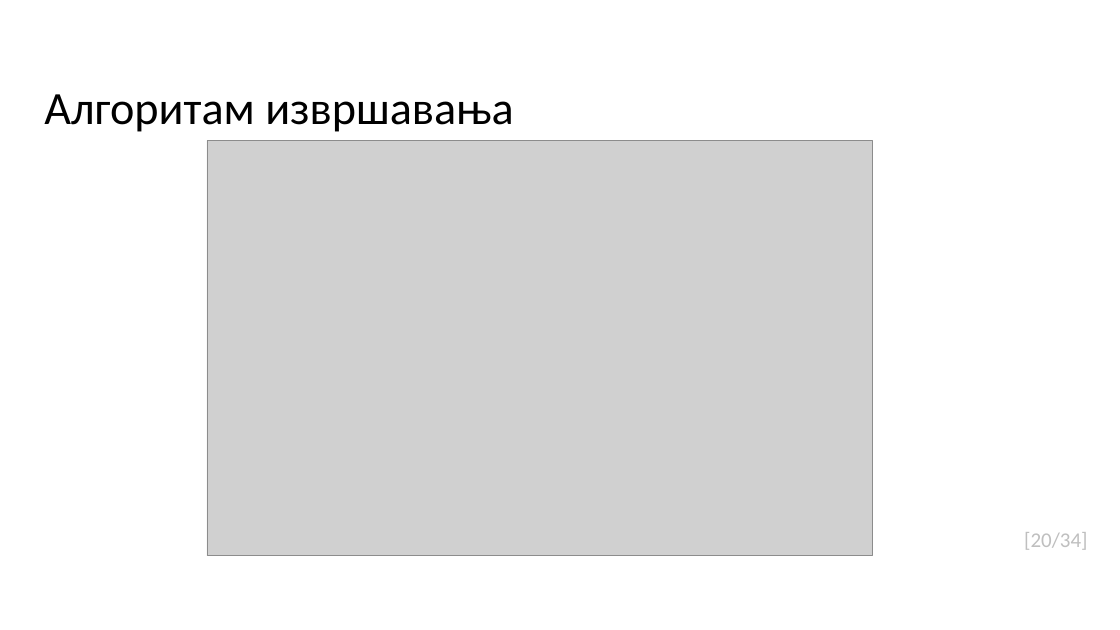
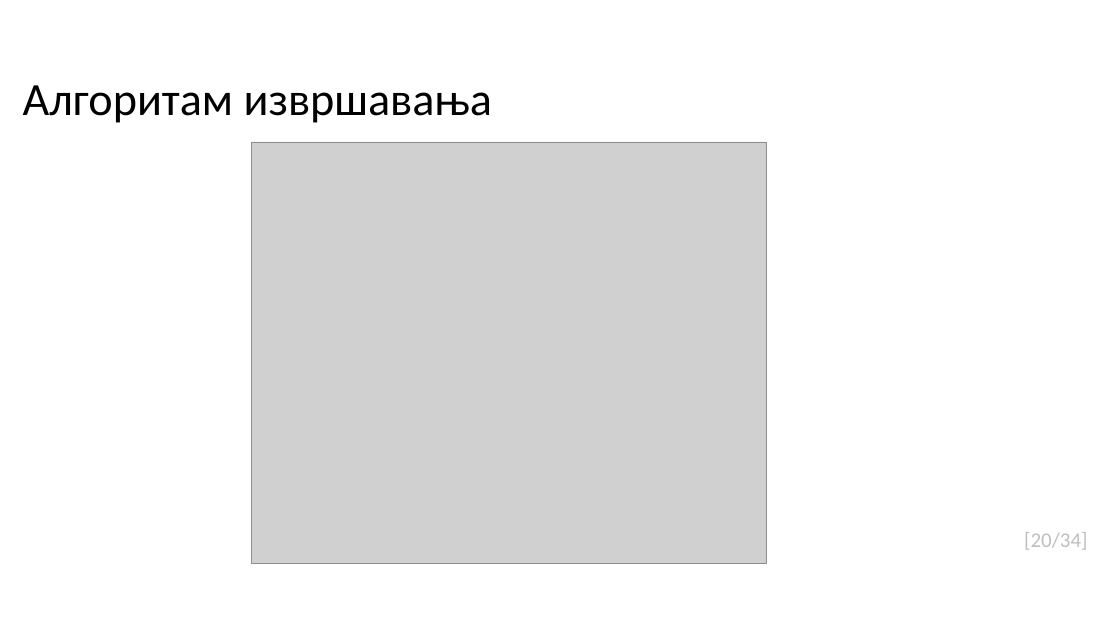
Before and after one commit to LMladenovic/MScThesisPPTX, a slide deck: slide 21 of MATF_primer_prezentacije.pptx. Drawn at 1120x630 pixels with LibreOffice and Linux fonts; fonts in the diff are those of the drawing; grey boxes stand for pictures; background and template pictures are left out. Boxes give left, top, right and bottom in pixels: in the first picture for what was removed or moved away, otherwise in the second. Text is boxed around its words. In the diff, an @@ line names an element or a change of style, - is before the commit and + after.

```diff
--- a/MATF_primer_prezentacije.pptx
+++ b/MATF_primer_prezentacije.pptx
@@ title "Алгоритам извршавања": place and size @@
-title "Алгоритам извршавања" at (44, 94, 514, 132)
+title "Алгоритам извршавања" at (23, 85, 493, 123)
@@ picture: place and size @@
-picture at (207, 141, 872, 556)
+picture at (251, 142, 766, 563)
```
Also in this commit, not shown: 10 other slides changed.
